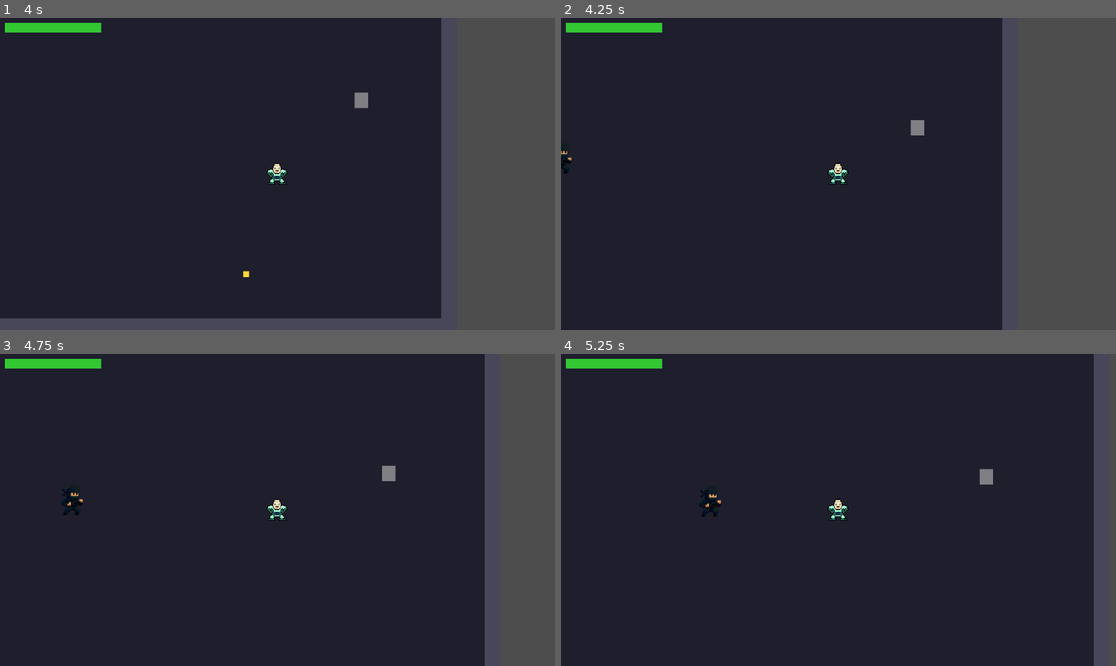
Above: before the commit, frames 1-4 (two rows, left to right).
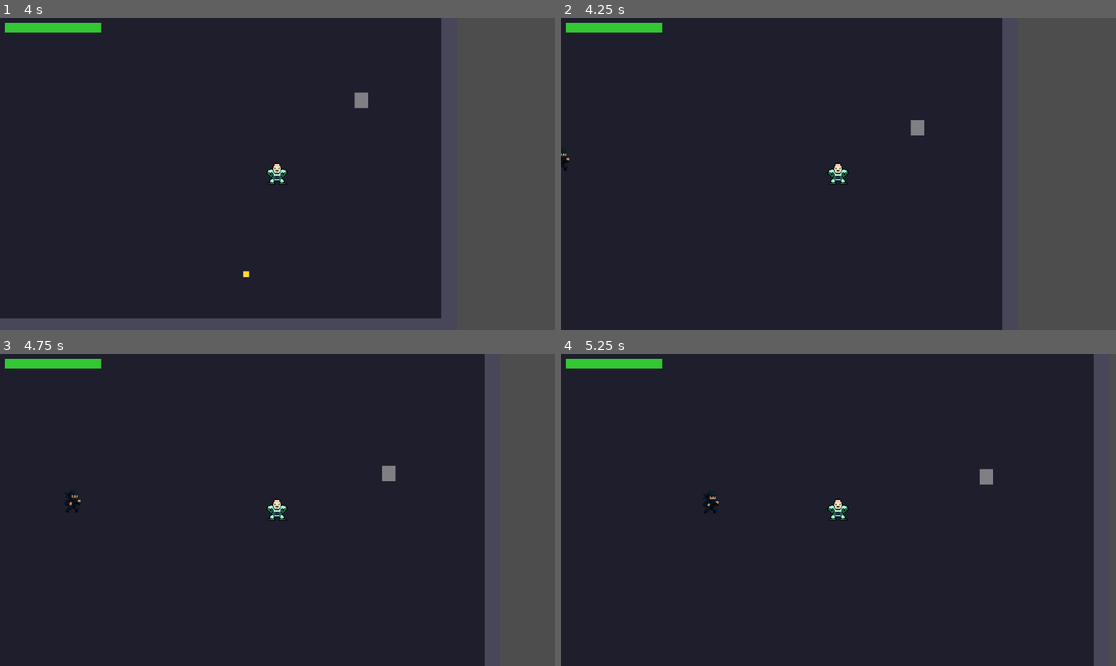
Above: after the commit, the same moments.

Repository: Knarf224/Power_Thief
Game: Godot game, scene res://scenes/ui/HomeScreen.tscn
Two runs of this game, one before a commit and one after it. Both use one fixed random seed, a clock stepped at 60 frames per second and the inputs below.
Inputs (mouse positions are in pixels of both pictures, inside the frame that each line leads up to):
- Up to frame 1 (4 s): click "START GAME" at 0.5 s; tap Enter at 1.25 s; move the mouse to (399, 158) at 1.27 s; hold D 1.28-2.03 s; tap 1 at 1.35 s; click (399, 158) at 1.42 s; move the mouse to (166, 189) at 2.02 s; hold S 2.03-2.78 s; tap 2 at 2.1 s; move the mouse to (333, 105) at 2.77 s; hold D 2.78-3.53 s; tap 3 at 2.85 s; move the mouse to (249, 236) at 3.52 s; hold W from 3.53 s (still down); tap R at 3.6 s; click (249, 236) at 3.67 s
- Up to frame 2 (4.25 s): keep holding W
- Up to frame 3 (4.75 s): move the mouse to (444, 556) at 4.27 s; release W at 4.28 s; hold A from 4.28 s (still down); tap 1 at 4.35 s
- Up to frame 4 (5.25 s): keep holding A; move the mouse to (672, 463) at 5.02 s; tap 2 at 5.1 s

Frame 1 is identical in both runs. In frame 2, less than 0.1% of the frame differs, in the area x 0-3%, y 42-50%; in frame 3, 0.1%; in frame 4, 0.1%, in the area x 24-29%, y 42-53%.

Commit message:
Scale Assassin down another 25% (2.25x -> 1.6875x)
Co-Authored-By: Claude Sonnet 4.6 <noreply@anthropic.com>

Diff:
--- a/scenes/enemies/Assassin.tscn
+++ b/scenes/enemies/Assassin.tscn
@@ -14,5 +14,5 @@
 
 [node name="Visual" type="Sprite2D" parent="."]
 texture_filter = 1
-scale = Vector2(2.25, 2.25)
+scale = Vector2(1.6875, 1.6875)
 texture = ExtResource("2")
